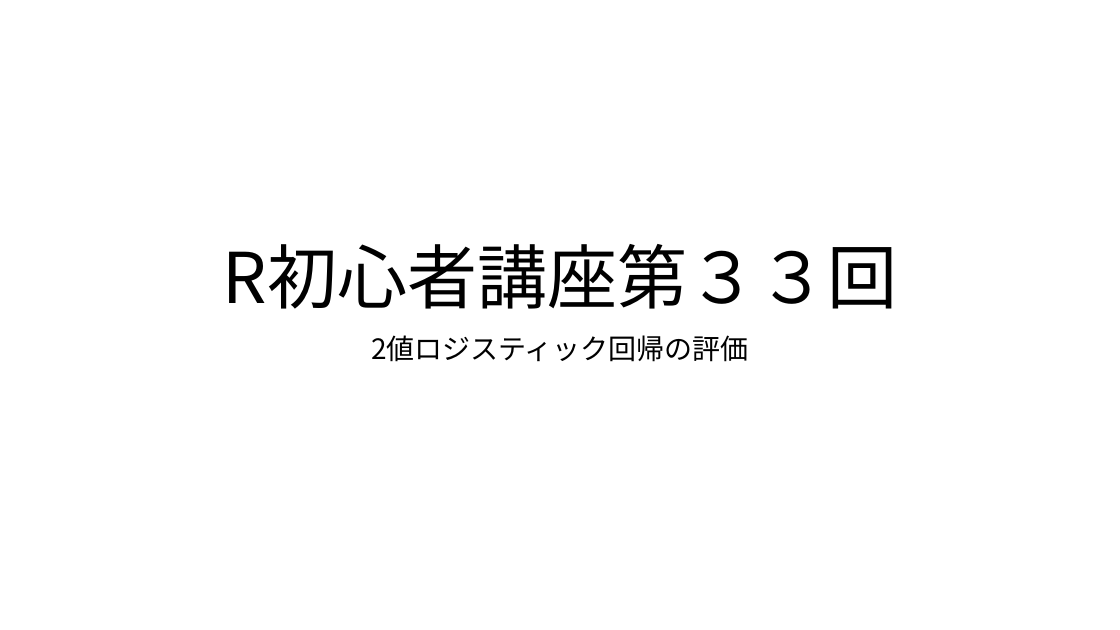
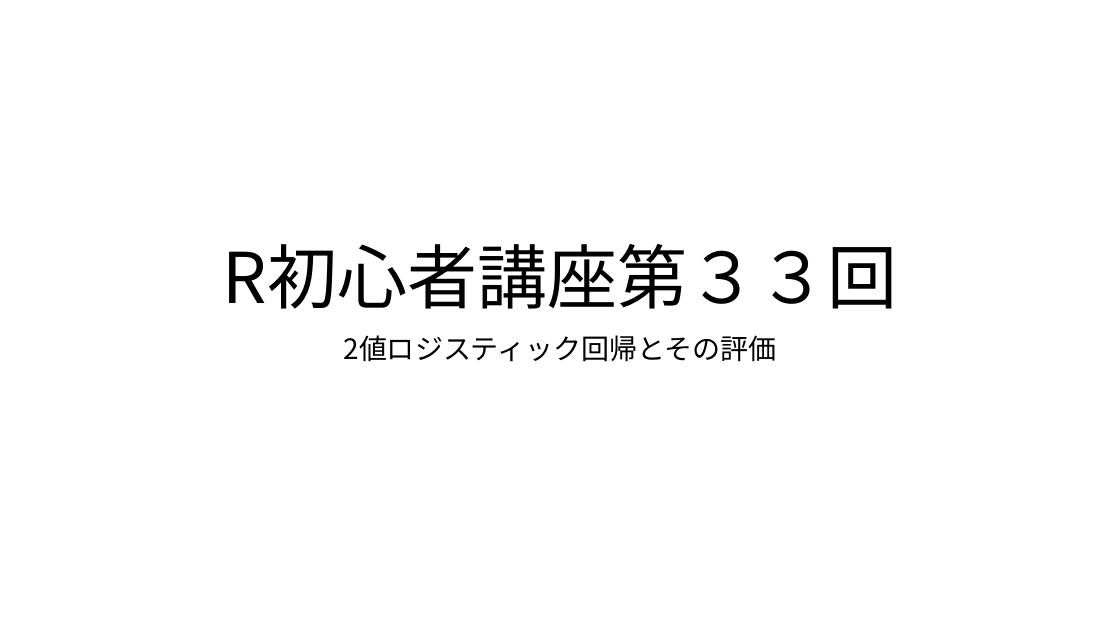
Before and after one commit to KoHMB/Shigen_kensyu_FRA, a slide deck: slide 1 of R/スライド/第33回.pptx. Drawn at 1120x630 pixels with LibreOffice and Linux fonts; fonts in the diff are those of the drawing. Boxes give left, top, right and bottom in pixels: in the first picture for what was removed or moved away, otherwise in the second. Text is boxed around its words. In the diff, an @@ line names an element or a change of style, - is before the commit and + after.

```diff
--- a/R/スライド/第33回.pptx
+++ b/R/スライド/第33回.pptx
@@ subtitle at box(343, 335, 776, 362): text changed @@
-2値ロジスティック回帰の評価
+2値ロジスティック回帰とその評価
```
Also in this commit, not shown: 1 other slide changed, 2 slides added, 7 other files.
